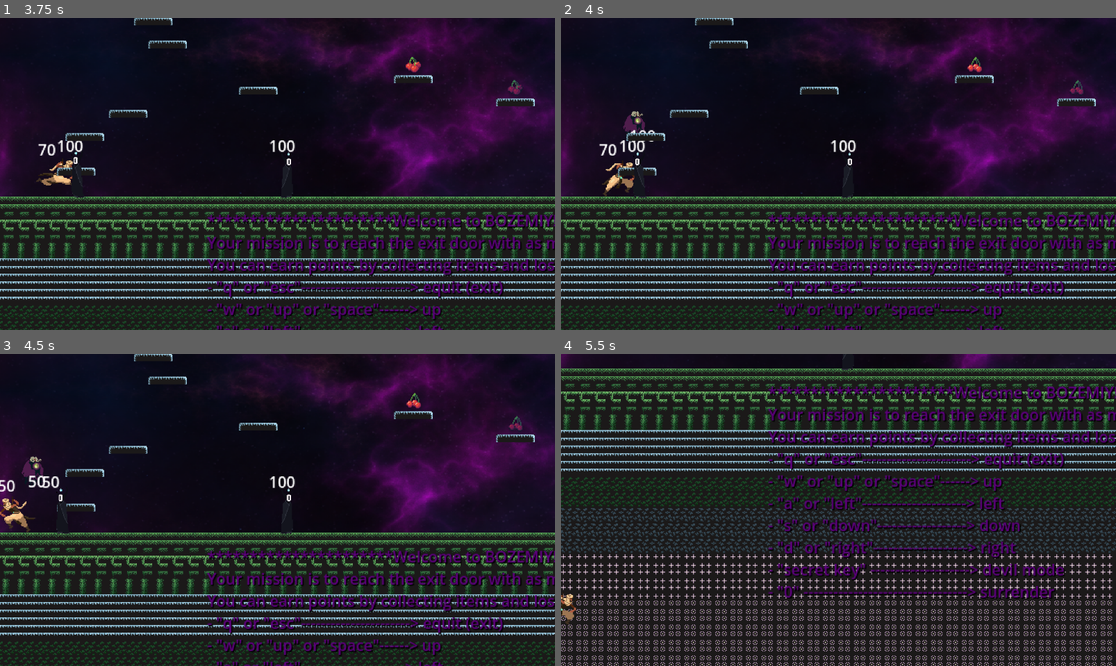
Above: before the commit, frames 1-4 (two rows, left to right).
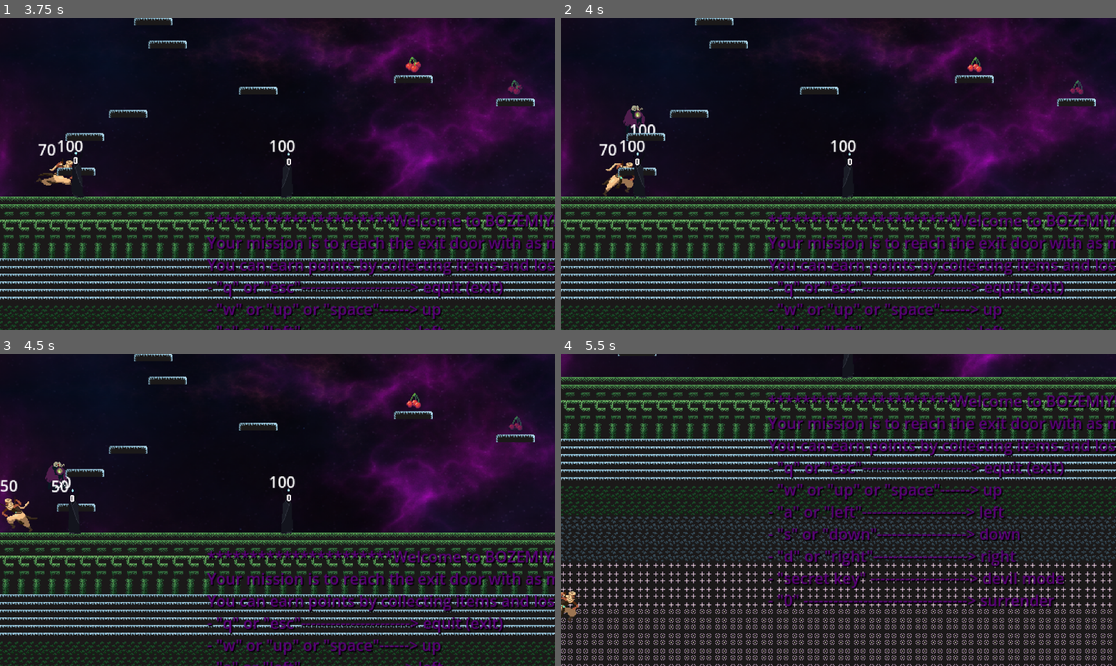
Above: after the commit, the same moments.

Repository: g0g0lm0g0l/BOZEMIY
Game: Godot game, scene res://scenes/main.tscn
Same seed, same stepped clock (60 frames per second), same inputs: the game is played once before the commit and once after it.
Inputs (mouse positions are in pixels of both pictures, inside the frame that each line leads up to):
- Up to frame 1 (3.75 s): move the mouse to (399, 158) at 0.52 s; hold D (right) 0.53-2.03 s; tap 0 (death) at 0.6, 2.85 s; tap Space (jump) at 0.77, 1.52, 3.02 s; move the mouse to (166, 189) at 1.27 s; tap 6 (devil_mode) at 1.35 s; move the mouse to (333, 105) at 2.02 s; hold Left (left) 2.03-2.78 s; click (333, 105) at 2.1 s; move the mouse to (249, 236) at 2.77 s; hold D (right) from 2.78 s (still down); move the mouse to (444, 220) at 3.52 s; hold 6 (devil_mode) from 3.53 s (still down)
- Up to frame 2 (4 s): keep holding D (right); keep holding 6 (devil_mode); tap Space (jump) at 3.77 s
- Up to frame 3 (4.5 s): move the mouse to (111, 463) at 4.27 s; release D (right) at 4.28 s; release 6 (devil_mode) at 4.28 s; hold Left (left) from 4.28 s (still down); click (111, 463) at 4.35 s
- Up to frame 4 (5.5 s): tap Space (jump) at 4.52 s; move the mouse to (866, 510) at 5.02 s; release Left (left) at 5.03 s; hold D (right) from 5.03 s (still down); tap 0 (death) at 5.1 s

Frame 1 is identical in both runs. In frame 2, 0.3% of the frame differs, in the area x 11-18%, y 28-40%; in frame 3, 0.9%; in frame 4, 38%, in the area x 0-100%, y 0-100%.

Commit message:
Comments added, label of score added, and little changes

Diff:
--- a/assets/music/default_bus_layout.tres
+++ b/assets/music/default_bus_layout.tres
@@ -1,4 +1,4 @@
-[gd_resource type="AudioBusLayout" format=3 uid="uid://oblf1isfe8dp"]
+[gd_resource type="AudioBusLayout" format=3 uid="uid://ck3ia02uafjly"]
 
 [resource]
-bus/0/volume_db = 4.03797
+bus/0/volume_db = -0.528235
--- a/scenes/fly_enemy.tscn
+++ b/scenes/fly_enemy.tscn
@@ -126,11 +126,11 @@
 
 [sub_resource type="CapsuleShape2D" id="CapsuleShape2D_1ivco"]
 radius = 19.0
-height = 48.0
+height = 62.0
 
 [sub_resource type="CapsuleShape2D" id="CapsuleShape2D_sivk7"]
 radius = 16.0
-height = 38.0
+height = 52.0
 
 [node name="fly_enemy" type="CharacterBody2D"]
 script = ExtResource("1_oe22g")
--- a/scenes/main_player.tscn
+++ b/scenes/main_player.tscn
@@ -712,6 +712,7 @@
 
 [node name="AudioStreamPlayerRecolectProduct" type="AudioStreamPlayer" parent="."]
 stream = ExtResource("151_a0ca1")
+volume_db = -5.0
 autoplay = true
 
 [node name="AudioStreamPlayerSurrender" type="AudioStreamPlayer" parent="."]
--- a/scenes/world.tscn
+++ b/scenes/world.tscn
@@ -9,6 +9,7 @@
 [ext_resource type="Texture2D" uid="uid://bnnuodbky6jwk" path="res://assets/graphics/background/Purple Nebula/Purple_Nebula_08-1024x1024.png" id="8_xyedw"]
 [ext_resource type="PackedScene" uid="uid://dphnw6ukvjkv7" path="res://scenes/main_player.tscn" id="9_2miii"]
 [ext_resource type="Texture2D" uid="uid://7c0aw5igtum8" path="res://assets/graphics/final_door/final_door.png" id="9_bxnrn"]
+[ext_resource type="Script" path="res://scripts/area2DGameOver.gd" id="9_fdag6"]
 [ext_resource type="AudioStream" uid="uid://kor21kx02clg" path="res://assets/music/Fluffing-a-Duck.mp3" id="10_o2dft"]
 
 [sub_resource type="Animation" id="Animation_mr0xa"]
@@ -302,6 +303,7 @@
 position = Vector2(65, 551)
 
 [node name="Area2DGameOver" type="Area2D" parent="."]
+script = ExtResource("9_fdag6")
 
 [node name="CollisionShape2DGameOver" type="CollisionShape2D" parent="Area2DGameOver"]
 position = Vector2(-1, 0.5)
@@ -333,4 +335,10 @@
 [node name="AudioStreamPlayer" type="AudioStreamPlayer" parent="."]
 stream = ExtResource("10_o2dft")
 
-[connection signal="body_entered" from="Area2DGameOver" to="." method="_on_area_2d_body_entered"]
+[node name="LabelGoodGame" type="Label" parent="."]
+offset_left = 10.0
+offset_top = 492.0
+offset_right = 50.0
+offset_bottom = 515.0
+
+[connection signal="body_entered" from="Area2DGameOver" to="." method="_on_area_2d_game_over_body_entered"]
--- /dev/null
+++ b/scripts/area2DGameOver.gd
@@ -0,0 +1,11 @@
+extends Area2D
+
+
+# Called when the node enters the scene tree for the first time.
+func _ready():
+	pass # Replace with function body.
+
+
+# Called every frame. 'delta' is the elapsed time since the previous frame.
+func _process(delta):
+	pass
--- a/scripts/floor_enemy.gd
+++ b/scripts/floor_enemy.gd
@@ -1,21 +1,28 @@
+# This script manages the behavior of a floor enemy, including movement,
+# detecting the player, and handling damage.
 extends CharacterBody2D
 
 @export var SPEED:float = 30.0
 @export var JUMP_VELOCITY = -400.0
+@export var one_hit_damage = 50
+
+# Variables for enemy behavior
 var animation_enemy = null
-var player_chase = false	#cazando
+var player_chase = false	# Whether the enemy is chasing the player
 var player = null
 
 
 var player_inattack_zone = false
 var can_take_damage = true
-@export var one_hit_damage = 50
+
 
 var floor_enemy_helth = 100
 
 # Get the gravity from the project settings to be synced with RigidBody nodes.
+
 var gravity = ProjectSettings.get_setting("physics/2d/default_gravity")
 var random_number_generator = RandomNumberGenerator.new()
+
 var enemy_animtion_names = [
 	"walk_enemy_character",
 	"idle_enemy_character",
@@ -23,18 +30,40 @@
 
 
 func _ready():
+	"""
+	Called when the node enters the scene tree for the first time.
+	Initializes the enemy's animated sprite.
+	"""
 	animation_enemy = $AnimatedSprite2D
 
 func _process(delta):
+	"""
+	Called every frame. Updates the enemy's health bar.
+
+	Args:
+		delta (float): Time elapsed since the previous frame.
+	"""
 	$LabelEnemyHelthBar.text = str(floor_enemy_helth)
 
 func _physics_process(delta):
+	"""
+	Called every physics frame. Handles enemy behavior and movement.
+
+	Args:
+		delta (float): Time elapsed since the previous physics frame.
+	"""
 	behave_floor_enemy(delta)
 	move_and_slide()
 	treat_with_damage()
 
 
 func behave_floor_enemy(delta):
+	"""
+	Controls the behavior of the floor enemy.
+
+	Args:
+		delta (float): Time elapsed since the previous frame.
+	"""
 	if not is_on_floor():
 		velocity.y += gravity * delta
 	if player_chase:
@@ -48,32 +77,68 @@
 		animation_enemy.play(enemy_animtion_names[1])
 
 func _on_area_2d_detection_area_body_entered(body):
+	"""
+	Signal handler for when a body enters the detection area.
+	Starts chasing the player.
+
+	Args:
+		body (Node): The body that entered the area.
+	"""
 	player = body
 	player_chase = true
-	print("LOG: persiguiendo")
 
 
 func _on_area_2d_detection_area_body_exited(body):
+	"""
+	Signal handler for when a body exits the detection area.
+	Stops chasing the player.
+
+	Args:
+		body (Node): The body that exited the area.
+	"""
 	player = null
 	player_chase = false
-	print("LOG: acabo de perseguir")
 
 func _on_area_2d_damage_zone_body_exited(body):
+	"""
+	Signal handler for when a body exits the damage zone.
+
+	Args:
+		body (Node): The body that exited the area.
+	"""
 	print("LOG: contact with enemy")
 
 
 func _on_area_2d_hitbox_body_entered(body):
+	"""
+	Signal handler for when a body enters the hitbox area.
+	Sets the player as in the attack zone.
+
+	Args:
+		body (Node): The body that entered the area.
+	"""
 	if body.has_method("player"):
-		print("LOG: player in attack zone")
 		player_inattack_zone = true
 
 
 func _on_area_2d_hitbox_body_exited(body):
+	"""
+	Signal handler for when a body exits the hitbox area.
+	Sets the player as out of the attack zone.
+
+	Args:
+		body (Node): The body that exited the area.
+	"""
 	if body.has_method("player"):
 		print("LOG: player exited attack zone")
 		player_inattack_zone = false
 
 func treat_with_damage():
+	"""
+	Handles the damage logic for the enemy.
+	If the player is attacking and the enemy can take damage,
+	decreases the enemy's health and starts a cooldown timer.
+	"""
 	if player_inattack_zone and Main.player_current_attack and can_take_damage:
 		floor_enemy_helth -=  one_hit_damage
 		$TimerTakeDamageCooldown.start()
@@ -81,11 +146,18 @@
 		print("enemy floor_enemy_helth == " + str(floor_enemy_helth))
 		if floor_enemy_helth <= 0:
 			Main.player_current_attack = false
-			self.queue_free()
+			call_deferred("queue_free")  # Defer the removal of the enemy
 
 
 func _on_timer_take_damage_cooldown_timeout():
+	"""
+	Signal handler for when the damage cooldown timer times out.
+	Allows the enemy to take damage again.
+	"""
 	can_take_damage = true
 
 func enemy():
+	"""
+	Placeholder function for enemy logic.
+	"""
 	pass
--- a/scripts/fly_enemy.gd
+++ b/scripts/fly_enemy.gd
@@ -1,19 +1,22 @@
+# This script manages the behavior of a flying enemy, including movement,
+# detecting the player, and handling damage.
 extends CharacterBody2D
 
 @export var SPEED:float = 30.0
 @export var JUMP_VELOCITY = -400.0
+@export var one_hit_damage = 50
+
+# Variables for enemy behavior
 var animation_enemy = null
-var player_chase = false	#cazando
+var player_chase = false	# Whether the enemy is chasing the player
 var player = null
-
 var player_inattack_zone = false
 var can_take_damage = true
-@export var one_hit_damage = 50
-
 var fly_enemy_helth = 100
 
 # Get the gravity from the project settings to be synced with RigidBody nodes.
 var gravity = ProjectSettings.get_setting("physics/2d/default_gravity")
+
 var rng = RandomNumberGenerator.new()
 var enemy_animtion_names = [
 	"fly_enemy_flying",		#0
@@ -23,19 +26,41 @@
 
 
 func _ready():
+	"""
+	Called when the node enters the scene tree for the first time.
+	Initializes the enemy's animated sprite.
+	"""
 	animation_enemy = $AnimatedSprite2D
 
 
 func _process(delta):
+	"""
+	Called every frame. Updates the enemy's health bar.
+
+	Args:
+		delta (float): Time elapsed since the previous frame.
+	"""
 	$LabelEnemyHelthBar.text = str(fly_enemy_helth)
 
 func _physics_process(delta):
+	"""
+	Called every physics frame. Handles enemy behavior and movement.
+
+	Args:
+		delta (float): Time elapsed since the previous physics frame.
+	"""
 	behave_fly_enemy(delta)
 	move_and_slide()
 	treat_with_damage()
 
 
 func behave_fly_enemy(delta):
+	"""
+	Controls the behavior of the flying enemy.
+
+	Args:
+		delta (float): Time elapsed since the previous frame.
+	"""
 	velocity.y += gravity * delta
 	animation_enemy.play(enemy_animtion_names[0])
 	if player_chase:
@@ -47,29 +72,62 @@
 			animation_enemy.flip_h = false
 
 func _on_area_2d_detection_area_body_entered(body):
+	"""
+	Signal handler for when a body enters the detection area.
+	Starts chasing the player.
+
+	Args:
+		body (Node): The body that entered the area.
+	"""
 	player = body
 	player_chase = true
 	print("LOG: persiguiendo")
 
 
 func _on_area_2d_detection_area_body_exited(body):
+	"""
+	Signal handler for when a body exits the detection area.
+	Stops chasing the player.
+
+	Args:
+		body (Node): The body that exited the area.
+	"""
 	player = null
 	player_chase = false
 	print("LOG: acabo de perseguir")
 
 
 func _on_area_2d_hitbox_body_entered(body):
+	"""
+	Signal handler for when a body enters the hitbox area.
+	Sets the player as in the attack zone.
+
+	Args:
+		body (Node): The body that entered the area.
+	"""
 	if body.has_method("player"):
 		print("LOG: player in attack zone")
 		player_inattack_zone = true
 
 func _on_area_2d_hitbox_body_exited(body):
+	"""
+	Signal handler for when a body exits the hitbox area.
+	Sets the player as out of the attack zone.
+
+	Args:
+		body (Node): The body that exited the area.
+	"""
 	if body.has_method("player"):
 		print("LOG: player exited attack zone")
 		player_inattack_zone = false
 
 
 func treat_with_damage():
+	"""
+	Handles the damage logic for the enemy.
+	If the player is attacking and the enemy can take damage,
+	decreases the enemy's health and starts a cooldown timer.
+	"""
 	if player_inattack_zone and Main.player_current_attack and can_take_damage:
 		animation_enemy.play(enemy_animtion_names[1])
 		fly_enemy_helth -=  one_hit_damage
@@ -81,7 +139,14 @@
 			self.queue_free()
 
 func _on_timer_take_damage_cooldown_timeout():
+	"""
+	Signal handler for when the damage cooldown timer times out.
+	Allows the enemy to take damage again.
+	"""
 	can_take_damage = true
 
 func enemy():
+	"""
+	Placeholder function for enemy logic.
+	"""
 	pass
--- a/scripts/fruit.gd
+++ b/scripts/fruit.gd
@@ -1,10 +1,11 @@
+# This script manages the behavior of fruits in the game. When collected by the player,
+# the player's health is increased, and a sound effect is played.
 extends Area2D
 
-var random_number_generator = RandomNumberGenerator.new()
+# Random number generator instance for selecting a random fruit animation
+var rng = RandomNumberGenerator.new()
 
-# Called when the node enters the scene tree for the first time.
-func _ready():
-	var fruit_aniamtion_names = [
+var fruit_aniamtion_names = [
 		"dark_red_cherry",
 		"green_apple",
 		"green_pear",
@@ -15,20 +16,43 @@
 		"red_peach",
 		"yellow_apple",
 		"yellow_banana"
-		]
-	var random_fruit: int= random_number_generator.randi_range(0, len(fruit_aniamtion_names) - 1)
+]
+
+# Called when the node enters the scene tree for the first time.
+func _ready():
+	"""
+	Called when the node enters the scene tree for the first time.
+	Selects a random fruit animation and starts playing it.
+	"""
+	# Select a random fruit animation and play it
+	var random_fruit: int= rng.randi_range(0, len(fruit_aniamtion_names) - 1)
 	$AnimatedSprite2D.play(fruit_aniamtion_names[random_fruit])
 
 
-# Called every frame. 'delta' is the elapsed time since the previous frame.
 func _process(delta):
+	"""
+	Called every frame. Currently, it does not perform any actions.
+
+	Args:
+		delta (float): Time elapsed since the last frame.
+	"""
 	pass
 
 func _on_body_entered(body):
+	"""
+	Signal handler for when a body enters the Area2D.
+	Increases the player's health, plays a sound effect, and removes the fruit from the scene.
+
+	Args:
+		body (Node): The body that entered the area.
+	"""
 	body.player_helth += 10
 	body.audio_stream_player_recolect_product.play(0.0)
 	print("+1 fruit, player_helth == " + str(body.player_helth))
 	queue_free()
 
 func fruit():
+	"""
+	Placeholder function for fruit logic.
+	"""
 	pass
--- a/scripts/killzone.gd
+++ b/scripts/killzone.gd
@@ -1,18 +1,41 @@
+# This script handles the kill zone area, which triggers a scene reload when a body enters it.
 extends Area2D
 
+# Onready variable to reference the Timer node in the scene
 @onready var timer = $Timer
 
 func _ready():
+	"""
+	Called when the node is added to the scene.
+	Currently, it does not perform any actions.
+	"""
 	pass
 
 func _process(delta):
+	"""
+	Called every frame. Currently, it does not perform any actions.
+
+	Args:
+		delta (float): Time elapsed since the last frame.
+	"""
 	pass
 
 
 func _on_body_entered(body):
+	"""
+	Signal handler for when a body enters the Area2D.
+	Starts the timer and prints "fin" to the console.
+
+	Args:
+		body (Node): The body that entered the area.
+	"""
 	print("fin")
 	timer.start()
 
 
 func _on_timer_timeout():
+	"""
+	Signal handler for when the timer times out.
+	Reloads the current scene.
+	"""
 	get_tree().reload_current_scene()
--- a/scripts/main.gd
+++ b/scripts/main.gd
@@ -1,11 +1,28 @@
+# main.gd
+# This is the main scene script. It extends Node and is used for global variables.
+# This script is set up as an Autoload to ensure these variables and functions are accessible globally.
 extends Node
 
+# Global variable to track if the player is currently attacking
 var player_current_attack = false
-
+var label_good_game = null
 
 func _ready():
+	"""
+	Called when the node is added to the scene.
+	This function can be used to initialize any necessary data or state.
+	"""
 	pass
 
 #It may be used for load something in the process, or background
 func _process(delta):
+	"""
+	Called every frame. The delta parameter is the elapsed time since the previous frame.
+
+	Args:
+		delta (float): Time elapsed since the last frame.
+
+	This function can be used to perform tasks that need to be updated every frame,
+	such as loading assets in the background.
+	"""
 	pass
--- a/scripts/main_player.gd
+++ b/scripts/main_player.gd
@@ -1,29 +1,36 @@
+# This script manages the player's movement, attacks, health, and interactions with enemies.
+# It also handles animations and audio playback for various player actions.
 extends CharacterBody2D
 
+# Exported variables for editor tweaking
 @export var speed = 200
 @export var jump_force = 500.0
+@export var useful_timer = 0.0
+@export var attack_duration = 0.9
+@export var surrender_duration = 1
+@export var player_helth = 100
 
+# Gravity value fetched from project settings
 var GRAVITY = ProjectSettings.get_setting("physics/2d/default_gravity")
+
+# Onready variables to reference nodes in the scene
 @onready var audio_stream_player_recolect_product = $AudioStreamPlayerRecolectProduct
 @onready var audio_stream_player_surrender = $AudioStreamPlayerSurrender
 @onready var audio_stream_player = $AudioStreamPlayer
 
+# Various state variables
 var current_direction = "none"
 var animation_player = null
-@export var useful_timer = 0.0
-@export var attack_duration = 0.9
-@export var surrender_duration = 1
-
-
 var enemy_inattack_zone = false
 var enemy_attack_cooldown = true
 var player_alive = true
 var count_devil = 0
 var flag_surrender_idle = 0
-@export var player_helth = 100
 
+# Random number generator instance
 var rng = RandomNumberGenerator.new()
 
+# List of animations used for the player
 var animations = [
 	"main_player_1_atk",	#0
 	"main_player_2_atk",	#1
@@ -41,12 +48,22 @@
 
 
 func _ready():
+	"""
+	Called when the node is added to the scene.
+	Initializes various state variables and plays the idle animation.
+	"""
 	flag_surrender_idle = 0
 	animation_player = $AnimatedSprite2D
 	animation_player.play(animations[7])
 
 
 func _process(delta):
+	"""
+	Called every frame. Updates health label, handles surrender logic, and enemy attacks.
+
+	Args:
+		delta (float): Time elapsed since the last frame.
+	"""
 	$LabelHelthBar.text = str(player_helth)
 	if Input.is_action_just_pressed("death"):
 		print("you surrendered")
@@ -71,11 +88,23 @@
 
 
 func _physics_process(delta):
+	"""
+	Called every physics frame. Handles gravity and player movement.
+
+	Args:
+		delta (float): Time elapsed since the last physics frame.
+	"""
 	velocity.y += GRAVITY * delta
 	_player_movement(delta)
 	move_and_slide()
 
 func _player_movement(delta):
+	"""
+	Handles player movement and attacks based on input.
+
+	Args:
+		delta (float): Time elapsed since the last frame.
+	"""
 	var horizontal_directions = Input.get_axis("left", "right")
 	velocity.x = speed * horizontal_directions # move_and_slide() handles frame-rate independence!!!
 	if Input.is_action_just_pressed("left_mouse_click_attack"):
@@ -109,6 +138,9 @@
 
 
 func enemy_attack():
+	"""
+	Handles enemy attacks when the player is in the attack zone.
+	"""
 	if enemy_inattack_zone and enemy_attack_cooldown:
 		animation_player.play(animations[11])
 		useful_timer = attack_duration
@@ -119,19 +151,42 @@
 		print(player_helth)
 
 func _on_area_2d_hitbox_body_exited(body):
+	"""
+	Signal handler for when a body exits the Area2D hitbox.
+
+	Args:
+		body (Node): The body that exited the hitbox.
+	"""
 	if body.has_method("enemy"):
 		enemy_inattack_zone = false
 
 func _on_area_2d_hitbox_body_entered(body):
+	"""
+	Signal handler for when a body enters the Area2D hitbox.
+
+	Args:
+		body (Node): The body that entered the hitbox.
+	"""
 	if body.has_method("enemy"):
 		enemy_inattack_zone = true
 
 func _on_timer_attack_cool_dowm_timeout():
+	"""
+	Signal handler for when the attack cooldown timer times out.
+	Allows the enemy to attack again.
+	"""
 	enemy_attack_cooldown = true
 
 func _on_timer_attack_timer_timeout():
+	"""
+	Signal handler for when the attack timer times out.
+	Stops the attack and resets the attack state.
+	"""
 	$TimerAttackTimer.stop()
 	Main.player_current_attack = false
 
 func player():
+	"""
+	Placeholder function for player logic.
+	"""
 	pass
--- a/scripts/world.gd
+++ b/scripts/world.gd
@@ -1,22 +1,31 @@
+# This script is responsible for generating the game world, including platforms, fruits, and enemies.
+# It also handles the game over logic and background texture changes.
 extends Node2D
 
+# Preload scenes for various game elements
 const PLATFORM_SCENE = preload("res://scenes/platform.tscn")
 const FRUIT = preload("res://scenes/fruit.tscn")
 const FLOOR_ENEMY = preload("res://scenes/floor_enemy.tscn")
 const FLY_ENEMY = preload("res://scenes/fly_enemy.tscn")
+
+# Onready variables to reference nodes in the scene
 @onready var area_2d_game_over = $Area2DGameOver
 @onready var audio_stream_player = $AudioStreamPlayer
 
+# Exported variables for editor tweaking
 @export var PLATFORM_COUNT = 200
 @export var DISTANCE_PLATFORMS = 12
-# Watch the logic below
+
+# Constants for scene boundaries
 const TOP_LIMIT_Y = -1000
 const BOTTOM_LIMIT_Y = 550
 const LEFT_LIMIT_X = 0
 const RIGHT_LIMIT_X = 1050
 
+# Random number generator instance
 var rng = RandomNumberGenerator.new()
 
+# Paths to background images
 var background_paths = [
 	"res://assets/graphics/background/Purple Nebula/Purple_Nebula_01-1024x1024.png",
 	"res://assets/graphics/background/Purple Nebula/Purple_Nebula_02-1024x1024.png",
@@ -28,22 +37,43 @@
 	"res://assets/graphics/background/Purple Nebula/Purple_Nebula_08-1024x1024.png",
 ]
 
+# Onready variables to reference sprite layers in the scene
 @onready var sprite_2d_layer = $ParallaxBackground/ParallaxLayer/Sprite2DLayer
 @onready var sprite_2d_layer_2 = $ParallaxBackground/ParallaxLayer2/Sprite2DLayer2
+@onready var label_good_game = $LabelGoodGame
 
 func _ready():
+	"""
+	Called when the node is added to the scene.
+	Initializes audio playback, sets the game over area position,
+	and generates world elements and floor enemies.
+	"""
 	audio_stream_player.play(0.0)
-	area_2d_game_over.position = Vector2(rng.randi_range(LEFT_LIMIT_X, RIGHT_LIMIT_X),
-		 								BOTTOM_LIMIT_Y - DISTANCE_PLATFORMS*PLATFORM_COUNT)
+	area_2d_game_over.position = Vector2(
+		rng.randi_range(LEFT_LIMIT_X, RIGHT_LIMIT_X),
+		BOTTOM_LIMIT_Y - DISTANCE_PLATFORMS*PLATFORM_COUNT
+	)
+	if Main.label_good_game != null:
+		label_good_game.text = str("GOOD GAME!!!   " + str(Main.label_good_game))
 	generate_world_elements()
-	generate_floor_enemies()
+	generate_background()
 
 
 func add_child_instance(instance: Node, position_x: float,position_y: float):
+	"""
+	Adds a child instance to the scene at a specified position.
+	Args:
+		instance (Node): The instance to add.
+		position_x (float): The x-coordinate for the instance.
+		position_y (float): The y-coordinate for the instance.
+	"""
 	instance.position = Vector2(position_x, position_y)
 	add_child(instance)
 
 func generate_world_elements():
+	"""
+	Generates platforms, fruits, and enemies in the game world based on defined rules.
+	"""
 	var random_x: float
 	var random_y: float
 	for i in range(0, PLATFORM_COUNT):
@@ -57,16 +87,25 @@
 		if i % 25 == 0:
 			add_child_instance(FLY_ENEMY.instantiate(), random_x, 0)
 
-func generate_floor_enemies():
+func generate_background():
+	"""
+	Sets random background textures for sprite layers from predefined paths.
+	"""
 	sprite_2d_layer.texture = load(background_paths[rng.randi_range(0, len(background_paths) - 1)])
 	sprite_2d_layer_2.texture = load(background_paths[rng.randi_range(0, len(background_paths) - 1)])
 
 
 func _process(delta):
+	"""
+	Called every frame. Handles input actions such as quitting the game.
+
+	Args:
+		delta (float): Time elapsed since the last frame.
+	"""
 	if Input.is_action_just_pressed("quit"):
 		get_tree().quit()
 
-func _on_area_2d_body_entered(body):
+func _on_area_2d_game_over_body_entered(body):
 	if body.has_method("player"):
-		print("GOOD GAME")
+		Main.label_good_game = str(body.player_helth)
 		get_tree().reload_current_scene()
Not shown: 1 places in scenes/world.tscn that only renumber resources
